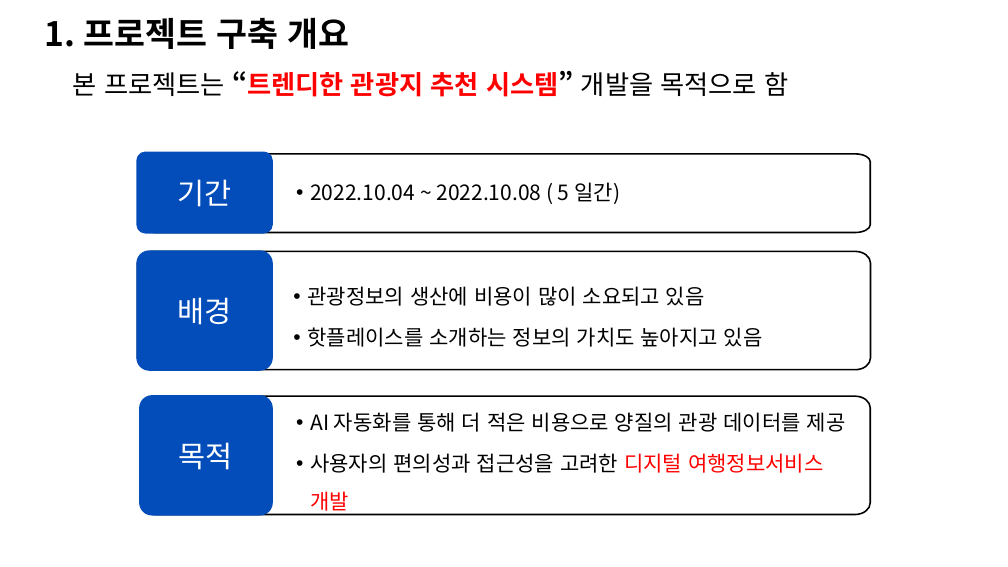
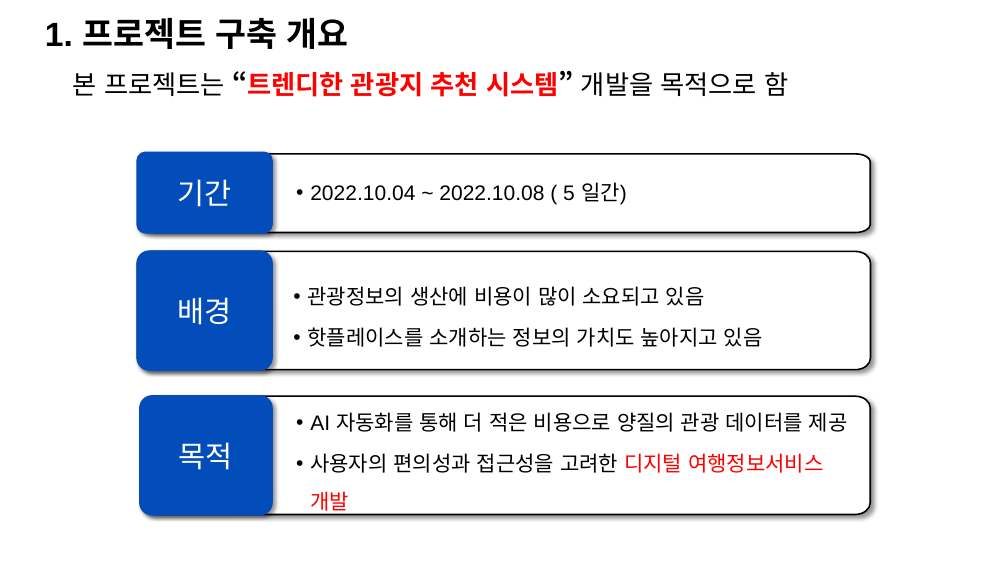
Before and after one commit to knudatascientists/TEAM05-JOOONY-S, a slide deck: slide 3 of Document/1.프로젝트_계획서.pptx. Drawn at 1008x567 pixels with LibreOffice and Linux fonts; fonts in the diff are those of the drawing; background and template pictures are left out. Boxes give left, top, right and bottom in pixels: in the first picture for what was removed or moved away, otherwise in the second. Text is boxed around its words. In the diff, an @@ line names an element or a change of style, - is before the commit and + after.

```diff
--- a/Document/1.프로젝트_계획서.pptx
+++ b/Document/1.프로젝트_계획서.pptx
@@ text "1. 프로젝트 구축 개요" at (45,18,349,49): font Noto Sans CJK KR to Arial @@
@@ font Noto Sans CJK KR to Arial; less space between paragraphs; shadow on in 3 elements at (140,154,870,233), (138,252,871,370), (140,396,870,514) @@
@@ font Noto Sans CJK KR to Arial; shadow on in 3 elements at (138,153,272,233), (138,252,272,370), (140,396,271,514) @@
```
Also in this commit, not shown: 9 other slides changed, 14 other files.
